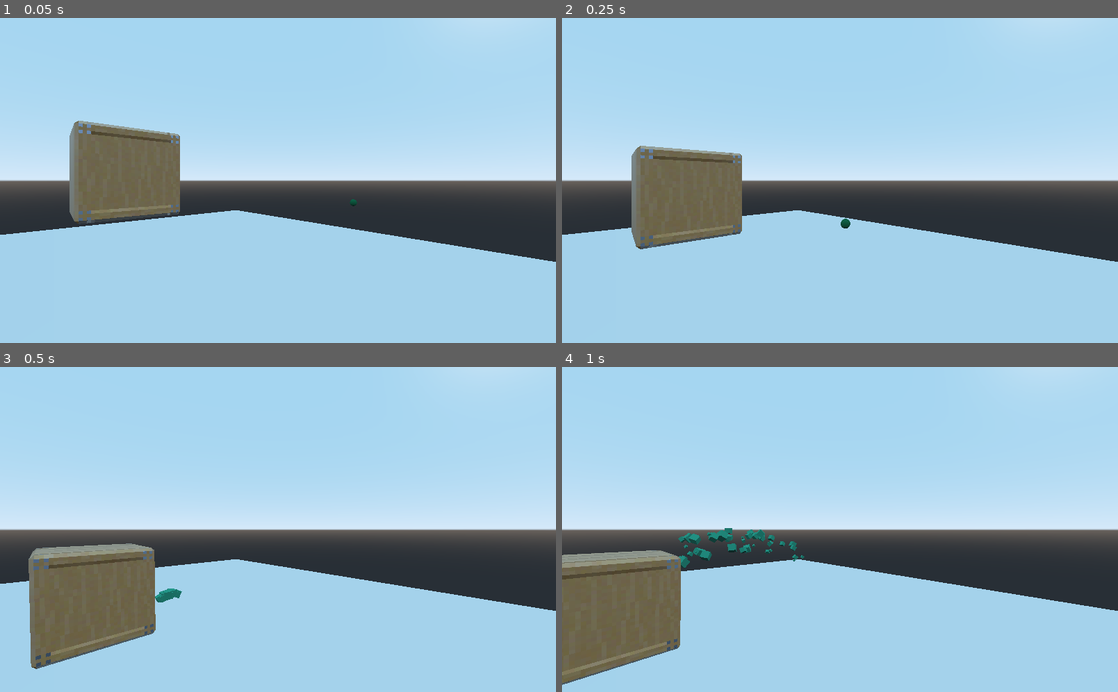
Above: before the commit, frames 1-4 (two rows, left to right).
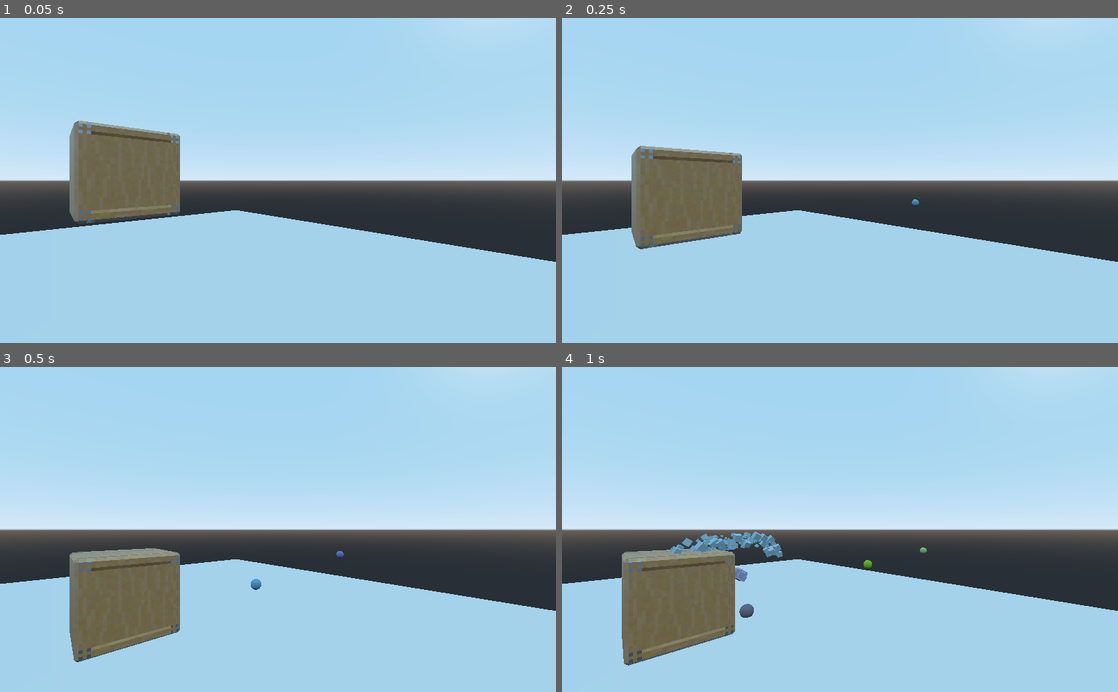
Above: after the commit, the same moments.

Repository: Naronco/JingleJam2020
Game: Godot game, scene res://PaintBall/PhysicsTestingScene.tscn
Same seed, same stepped clock (60 frames per second), same inputs: the game is played once before the commit and once after it. This scene is started directly instead of the project's main scene.
Inputs (mouse positions are in pixels of both pictures, inside the frame that each line leads up to):
- Up to frame 1 (0.05 s): no input
- Up to frame 2 (0.25 s): no input
- Up to frame 3 (0.5 s): no input
- Up to frame 4 (1 s): move the mouse to (962, 513) at 0.52 s; hold D (movement_right) from 0.53 s (still down); click (962, 513) at 0.67 s; tap Space (movement_jump) at 0.77 s

The runs differ from the first frame. In frame 1, less than 0.1% of the frame differs, in the area x 62-65%, y 55-58%; in frame 2, less than 0.1%; in frame 3, 5.2%; in frame 4, 8.5%, in the area x 0-66%, y 49-98%.

Commit message:
cache 3D particles to avoid lag spikes

Diff:
--- a/PaintBall/PaintBall.gd
+++ b/PaintBall/PaintBall.gd
@@ -2,7 +2,8 @@
 # Declare member variables here. Examples:
 # var a = 2
 # var b = "text"
-var speed = 15
+export (float) var speed = 15
+var exploded = false
 
 # Called when the node enters the scene tree for the first time.
 func _ready():
@@ -13,10 +14,9 @@
 
 	var color =  Color(randf(), randf(), randf())
 
-	var meshInstance = $BallMeshInstance.duplicate()
-	var material = meshInstance.get_surface_material(0)
+	var material = $BallMeshInstance.get_surface_material(0).duplicate()
 	material.albedo_color = color
-	meshInstance.set_surface_material(0,material)
+	$BallMeshInstance.set_surface_material(0,material)
 	$BallMeshInstance.mesh.surface_set_material(0,material)
 
 	var processMat = $Particles.process_material.duplicate()
@@ -36,7 +36,7 @@
 
 func KillAfterTime(time: float):
 	var t = Timer.new()
-	t.set_wait_time(3)
+	t.set_wait_time(time)
 	t.set_one_shot(true)
 	self.add_child(t)
 	t.start()
--- /dev/null
+++ b/PaintBall/PaintBall.tscn
@@ -0,0 +1,49 @@
+[gd_scene load_steps=8 format=2]
+
+[ext_resource path="res://PaintBall/PaintBall.gd" type="Script" id=1]
+[ext_resource path="res://PaintBall/ParticleMaterial.tres" type="Material" id=2]
+[ext_resource path="res://PaintBall/ParticleMeshMaterial.tres" type="Material" id=3]
+
+[sub_resource type="BoxShape" id=1]
+extents = Vector3( 1, 0.333999, 1 )
+
+[sub_resource type="CubeMesh" id=3]
+material = ExtResource( 3 )
+size = Vector3( 0.2, 0.2, 0.2 )
+
+[sub_resource type="SphereMesh" id=4]
+
+[sub_resource type="SpatialMaterial" id=5]
+
+[node name="Paintball" type="RigidBody"]
+transform = Transform( 1, 0, 0, 0, 1, 0, 0, 0, 1, 0, 0.615122, -6.27976 )
+mass = 0.1
+contacts_reported = 10
+contact_monitor = true
+axis_lock_angular_x = true
+axis_lock_angular_y = true
+axis_lock_angular_z = true
+angular_damp = -0.2
+script = ExtResource( 1 )
+
+[node name="CollisionShape" type="CollisionShape" parent="."]
+transform = Transform( 0.1, 0, 0, 0, 0.3, 0, 0, 0, 0.1, 0, 0, 0 )
+shape = SubResource( 1 )
+
+[node name="Particles" type="Particles" parent="."]
+cast_shadow = 0
+emitting = false
+amount = 100
+lifetime = 2.0
+one_shot = true
+explosiveness = 1.0
+randomness = 0.41
+local_coords = false
+process_material = ExtResource( 2 )
+draw_pass_1 = SubResource( 3 )
+
+[node name="BallMeshInstance" type="MeshInstance" parent="."]
+transform = Transform( 0.1, 0, 0, 0, 0.1, 0, 0, 0, 0.1, 0, 0, 0 )
+mesh = SubResource( 4 )
+material/0 = SubResource( 5 )
+[connection signal="body_entered" from="." to="." method="_on_Paintball_body_entered"]
--- /dev/null
+++ b/PaintBall/ParticleCache.gd
@@ -0,0 +1,38 @@
+extends Spatial
+
+var materials = [
+	preload("res://PaintBall/ParticleMaterial.tres"),
+]
+
+var meshMaterials = [
+	preload("res://PaintBall/ParticleMeshMaterial.tres"),
+]
+
+func _ready():
+	for material in materials:
+		var particles_instance = Particles.new()
+		particles_instance.set_process_material(material)
+		particles_instance.set_one_shot(true)
+		particles_instance.set_emitting(true)
+		self.add_child(particles_instance)
+
+	var mesh = $MeshInstance.mesh
+
+	for material in meshMaterials:
+		var particles_instance = Particles.new()
+		particles_instance.set_process_material(materials[0])
+		particles_instance.set_one_shot(true)
+		particles_instance.set_emitting(true)
+		particles_instance.draw_pass_1 = mesh
+		mesh.surface_set_material(0, material)
+		self.add_child(particles_instance)
+
+
+var cached = false
+# Called every frame. 'delta' is the elapsed time since the previous frame.
+func _process(delta):
+	if cached:
+		visible = false
+		set_process(false)
+
+	cached = true
--- /dev/null
+++ b/PaintBall/ParticleCache.tscn
@@ -0,0 +1,13 @@
+[gd_scene load_steps=3 format=2]
+
+[ext_resource path="res://PaintBall/ParticleCache.gd" type="Script" id=1]
+
+[sub_resource type="CubeMesh" id=1]
+
+[node name="Node" type="Spatial"]
+script = ExtResource( 1 )
+
+[node name="MeshInstance" type="MeshInstance" parent="."]
+visible = false
+mesh = SubResource( 1 )
+material/0 = null
--- /dev/null
+++ b/PaintBall/ParticleMaterial.tres
@@ -0,0 +1,15 @@
+[gd_resource type="ParticlesMaterial" format=2]
+
+[resource]
+render_priority = 55
+flag_align_y = true
+direction = Vector3( 0, 1, 0 )
+spread = 25.0
+flatness = 0.7
+initial_velocity = 4.77
+initial_velocity_random = 0.11
+angle = 90.0
+angle_random = 0.65
+scale = 0.1
+scale_random = 0.4
+color = Color( 0.772549, 0.0196078, 0.0196078, 1 )
--- /dev/null
+++ b/PaintBall/ParticleMeshMaterial.tres
@@ -0,0 +1,4 @@
+[gd_resource type="SpatialMaterial" format=2]
+
+[resource]
+vertex_color_use_as_albedo = true
--- /dev/null
+++ b/PaintBall/PhysicsTestingScene.gd
@@ -0,0 +1,29 @@
+extends Spatial
+
+
+# Declare member variables here. Examples:
+# var a = 2
+# var b = "text"
+
+var timer
+var paintball
+
+func _shoot():
+	var ball = paintball.instance()
+	add_child(ball)
+
+func _ready():
+	paintball = load("res://PaintBall/PaintBall.tscn")
+
+	timer = Timer.new()
+	timer.autostart = true
+	timer.wait_time = 0.2
+	timer.one_shot = false
+	timer.connect("timeout", self, "_shoot")
+	add_child(timer)
+
+
+
+# Called every frame. 'delta' is the elapsed time since the previous frame.
+#func _process(delta):
+#	pass
--- a/PaintBall/PhysicsTestingScene.tscn
+++ b/PaintBall/PhysicsTestingScene.tscn
@@ -1,42 +1,16 @@
-[gd_scene load_steps=12 format=2]
+[gd_scene load_steps=6 format=2]
 
 [ext_resource path="res://spritesheet.tres" type="Material" id=1]
 [ext_resource path="res://crate.obj" type="ArrayMesh" id=2]
-[ext_resource path="res://PaintBall/PaintBall.gd" type="Script" id=3]
+[ext_resource path="res://PaintBall/PhysicsTestingScene.gd" type="Script" id=3]
 
 [sub_resource type="PlaneMesh" id=1]
 
 [sub_resource type="BoxShape" id=2]
 extents = Vector3( 0.5, 0.5, 0.5 )
 
-[sub_resource type="BoxShape" id=4]
-extents = Vector3( 1, 0.333999, 1 )
-
-[sub_resource type="ParticlesMaterial" id=5]
-render_priority = 55
-flag_align_y = true
-direction = Vector3( 0, 1, 0 )
-spread = 25.0
-flatness = 0.7
-initial_velocity = 4.77
-initial_velocity_random = 0.11
-angle = 90.0
-angle_random = 0.65
-scale = 0.1
-scale_random = 0.4
-
-[sub_resource type="SpatialMaterial" id=11]
-vertex_color_use_as_albedo = true
-
-[sub_resource type="CubeMesh" id=8]
-material = SubResource( 11 )
-size = Vector3( 0.2, 0.2, 0.2 )
-
-[sub_resource type="SphereMesh" id=9]
-
-[sub_resource type="SpatialMaterial" id=10]
-
 [node name="Spatial" type="Spatial"]
+script = ExtResource( 3 )
 
 [node name="CSGMesh" type="CSGMesh" parent="."]
 transform = Transform( 5, 0, 0, 0, 5, 0, 0, 0, 5, 0, 0, 0 )
@@ -53,37 +27,5 @@
 [node name="CollisionShape" type="CollisionShape" parent="RigidBody"]
 shape = SubResource( 2 )
 
-[node name="Paintball" type="RigidBody" parent="."]
-transform = Transform( 1, 0, 0, 0, 1, 0, 0, 0, 1, 0, 0.615122, -6.27976 )
-contacts_reported = 10
-contact_monitor = true
-axis_lock_angular_x = true
-axis_lock_angular_y = true
-axis_lock_angular_z = true
-angular_damp = -0.2
-script = ExtResource( 3 )
-
-[node name="CollisionShape" type="CollisionShape" parent="Paintball"]
-transform = Transform( 0.1, 0, 0, 0, 0.3, 0, 0, 0, 0.1, 0, 0, 0 )
-shape = SubResource( 4 )
-
-[node name="Particles" type="Particles" parent="Paintball"]
-cast_shadow = 0
-emitting = false
-amount = 50
-lifetime = 2.0
-one_shot = true
-explosiveness = 1.0
-randomness = 0.41
-local_coords = false
-process_material = SubResource( 5 )
-draw_pass_1 = SubResource( 8 )
-
-[node name="BallMeshInstance" type="MeshInstance" parent="Paintball"]
-transform = Transform( 0.1, 0, 0, 0, 0.1, 0, 0, 0, 0.1, 0, 0, 0 )
-mesh = SubResource( 9 )
-material/0 = SubResource( 10 )
-
 [node name="Camera" type="Camera" parent="."]
 transform = Transform( 0.694872, 0, 0.719134, 0, 1, 0, -0.719134, 0, 0.694872, 3.41492, 1.27387, 0.641351 )
-[connection signal="body_entered" from="Paintball" to="Paintball" method="_on_Paintball_body_entered"]
--- a/project.godot
+++ b/project.godot
@@ -18,6 +18,10 @@
 config/name="JingleJam2020"
 run/main_scene="res://main.tscn"
 config/icon="res://icon.png"
+
+[autoload]
+
+ParticleCache="*res://PaintBall/ParticleCache.tscn"
 
 [input]
 
Not shown: 2 places in main.tscn that only renumber resources
